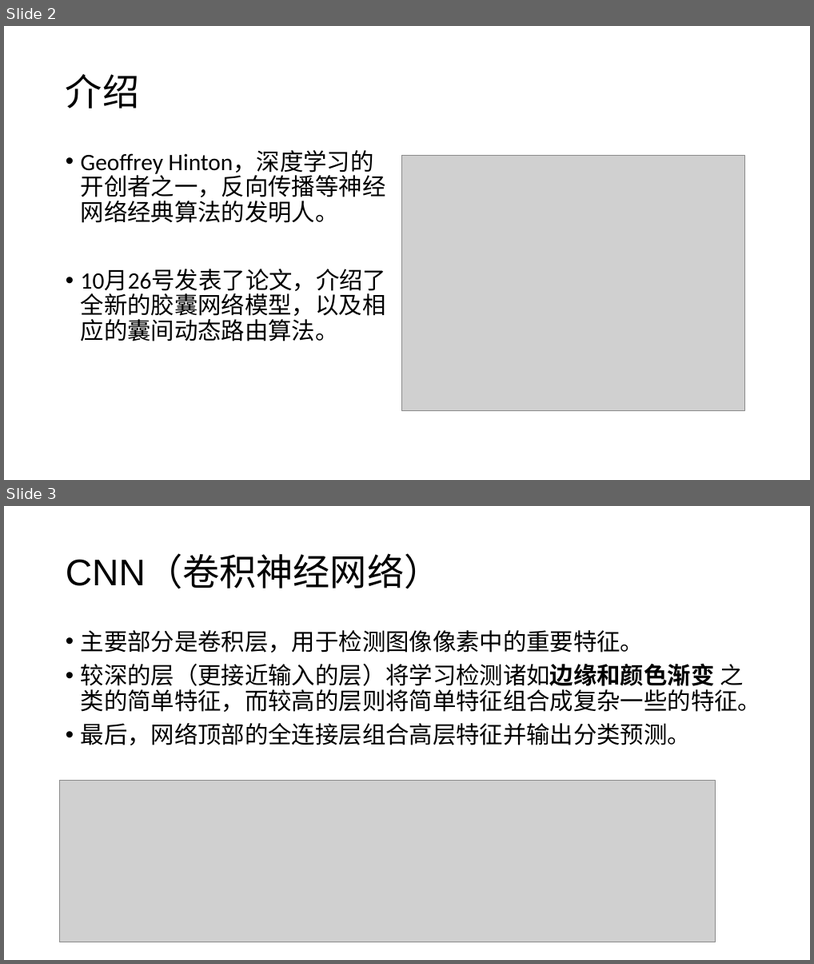
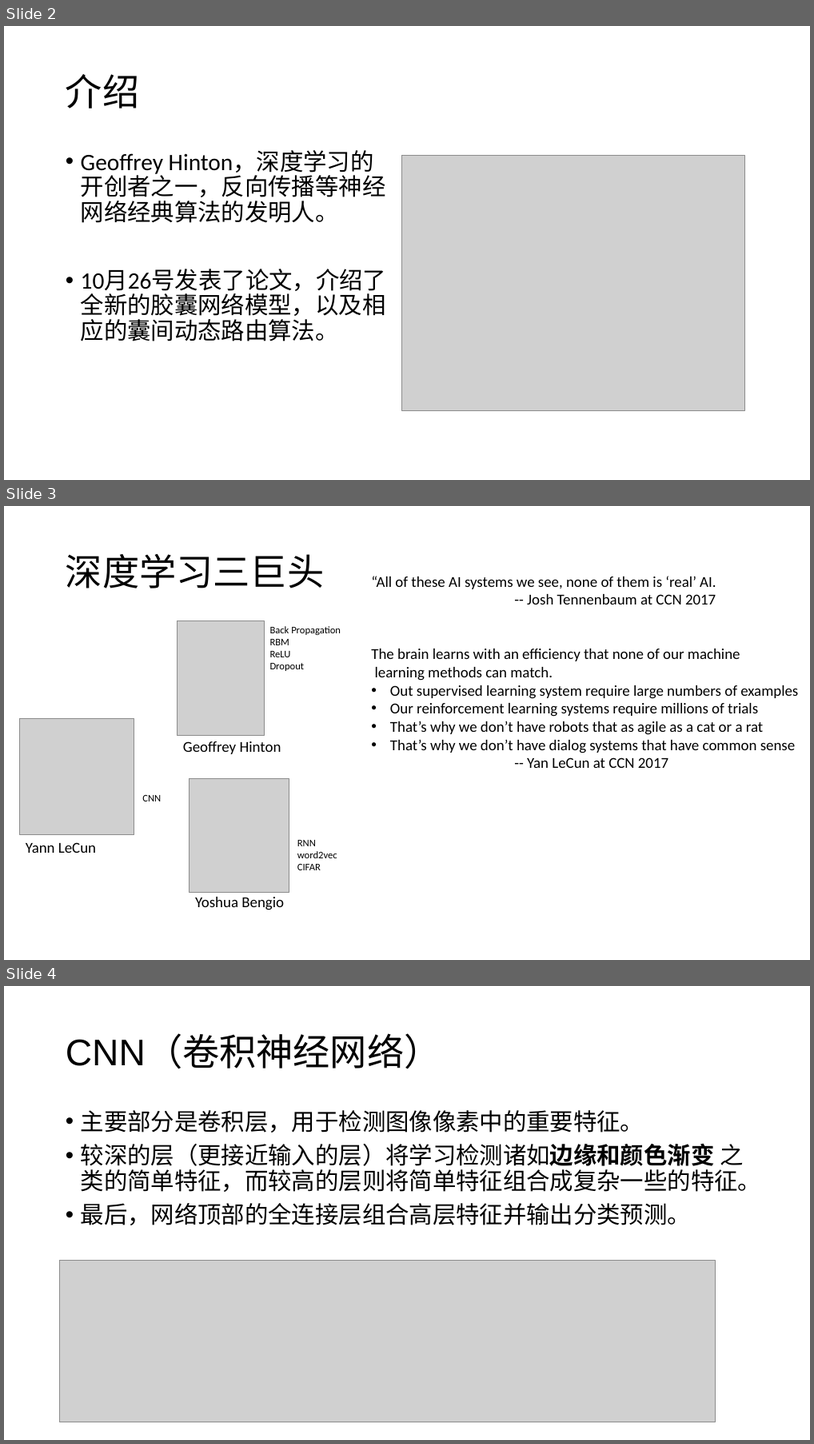
Before and after one commit to foamliu/Learning-DL, a slide deck: capsnet/CapsNet.pptx. Shown one above the other, each under a label of ours: slides 2 and 3 before the commit, slides 2, 3 and 4 after it. The pictures are 814x964 and 814x1444 pixels, drawn with LibreOffice and Linux fonts; fonts in the diff are those of the drawing; grey boxes stand for pictures. Boxes give left, top, right and bottom in pixels: in the first picture for what was removed or moved away, otherwise in the second. Text is boxed around its words. In the diff, an @@ line names an element or a change of style, - is before the commit and + after.

```diff
--- a/capsnet/CapsNet.pptx
+++ b/capsnet/CapsNet.pptx
@@ slide 3 added at <box>4,506,810,960</box>, background #FFFFFF @@
@@ title added at <box>66,554,324,588</box>, 44 pt, text #000000 @@
+深度学习三巨头
@@ text added at <box>371,576,798,768</box>, 18 pt, text #000000 @@
+“All of these AI systems we see, none of them is ‘real’ AI.
+-- Josh Tennenbaum at CCN 2017
+The brain learns with an efficiency that none of our machine
+learning methods can match.
+• Out supervised learning system require large numbers of examples
+• Our reinforcement learning systems require millions of trials
+• That’s why we don’t have robots that as agile as a cat or a rat
+• That’s why we don’t have dialog systems that have common sense
+-- Yan LeCun at CCN 2017
@@ picture added at <box>177,620,264,736</box> @@
@@ text added at <box>270,626,341,671</box>, 12 pt, text #000000 @@
+Back Propagation
+RBM
+ReLU
+Dropout
@@ picture added at <box>20,718,134,835</box> @@
@@ text added at <box>183,741,282,754</box>, 18 pt, text #000000 @@
+Geoffrey Hinton
@@ picture added at <box>189,778,289,892</box> @@
@@ text added at <box>142,795,161,801</box>, 12 pt, text #000000 @@
+CNN
@@ text added at <box>298,840,338,870</box>, 12 pt, text #000000 @@
+RNN
+word2vec
+CIFAR
@@ text added at <box>26,842,96,852</box>, 18 pt, text #000000 @@
+Yann LeCun
@@ text added at <box>195,896,284,910</box>, 18 pt, text #000000 @@
+Yoshua Bengio
@@ what was slide 3 is now slide 4 @@
```
Also in this commit, not shown: 1 slide changed, 1 other slide added, 1 slide removed, 2 other files.
